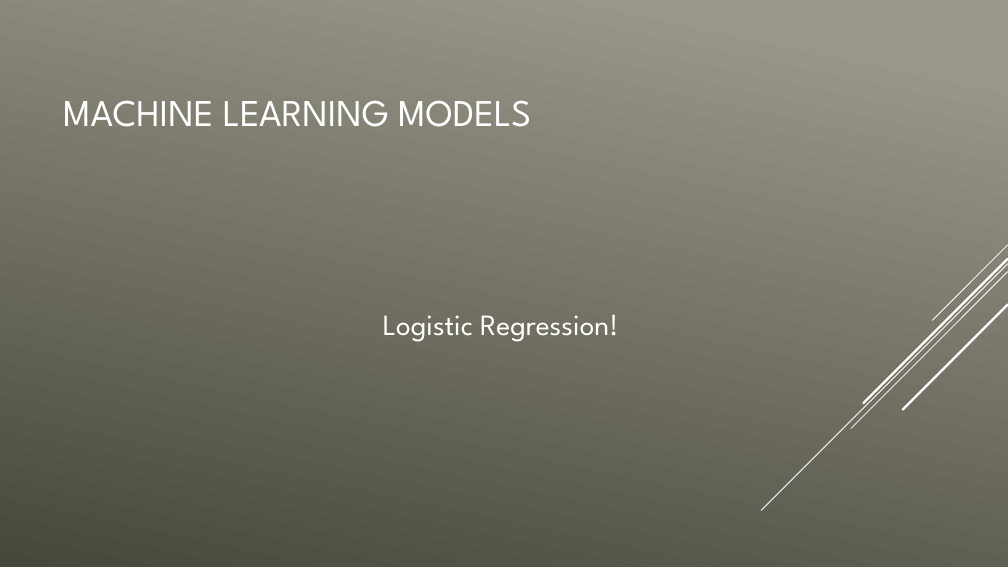
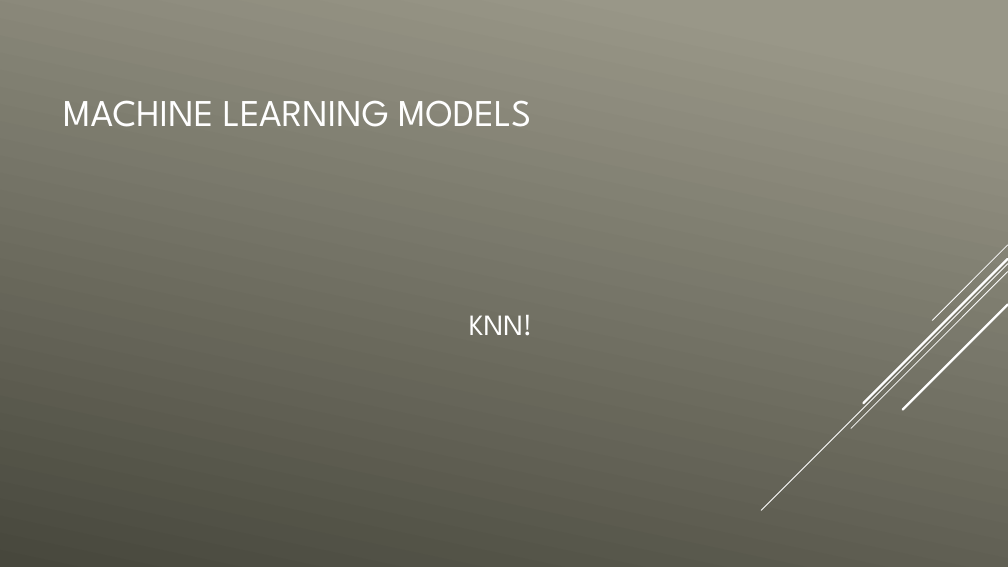
Before and after one commit to gustavossbarros/Ironhack-mid-bootcamp-project, a slide deck: slide 9 of deliverables/Mid Bootcamp Project.pptx. Drawn at 1008x567 pixels with LibreOffice and Linux fonts; fonts in the diff are those of the drawing. Boxes give left, top, right and bottom in pixels: in the first picture for what was removed or moved away, otherwise in the second. Text is boxed around its words. In the diff, an @@ line names an element or a change of style, - is before the commit and + after.

```diff
--- a/deliverables/Mid Bootcamp Project.pptx
+++ b/deliverables/Mid Bootcamp Project.pptx
@@ text at box(469, 315, 532, 336): text changed @@
-Logistic Regression!
+KNN!
```
Also in this commit, not shown: 1 other file.
